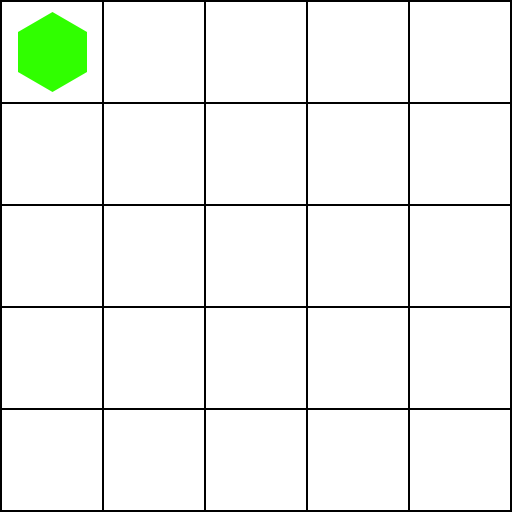
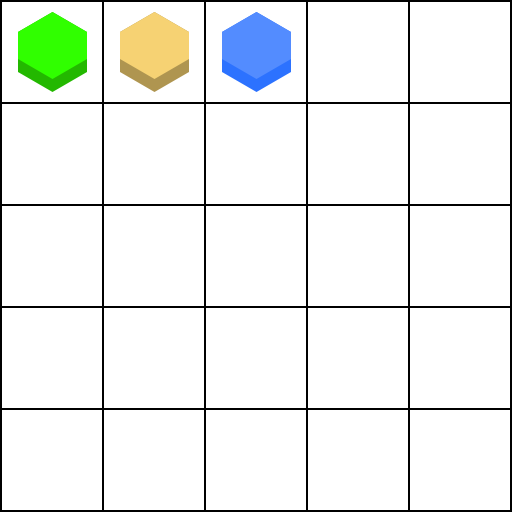
Before/after of a 512×512 layered artwork. What changed in the layer stack:
added group "Water" with 2 layers above "Sand" over [left=222, top=12, right=291, bottom=92]
added layer "多边形 1" (1st of 6, in "Water") in group "Water" over [left=222, top=12, right=291, bottom=79]
added layer "多边形 1" (2nd of 6, in "Water") in group "Water" over [left=222, top=12, right=291, bottom=92]
added group "Sand" with 2 layers above "Grass" over [left=120, top=12, right=189, bottom=92]
added layer "多边形 1" (3rd of 6, in "Sand") in group "Sand" over [left=120, top=12, right=189, bottom=79]
added layer "多边形 1" (4th of 6, in "Sand") in group "Sand" over [left=120, top=12, right=189, bottom=92]
added group "Grass" with 2 layers above "直线 1" over [left=18, top=12, right=87, bottom=92]
added layer "多边形 1" (5th of 6, in "Grass") in group "Grass" over [left=18, top=12, right=87, bottom=79]
moved "多边形 1" (6th of 6, in "Grass") into group "Grass", painted on it over [left=18, top=12, right=87, bottom=92]
